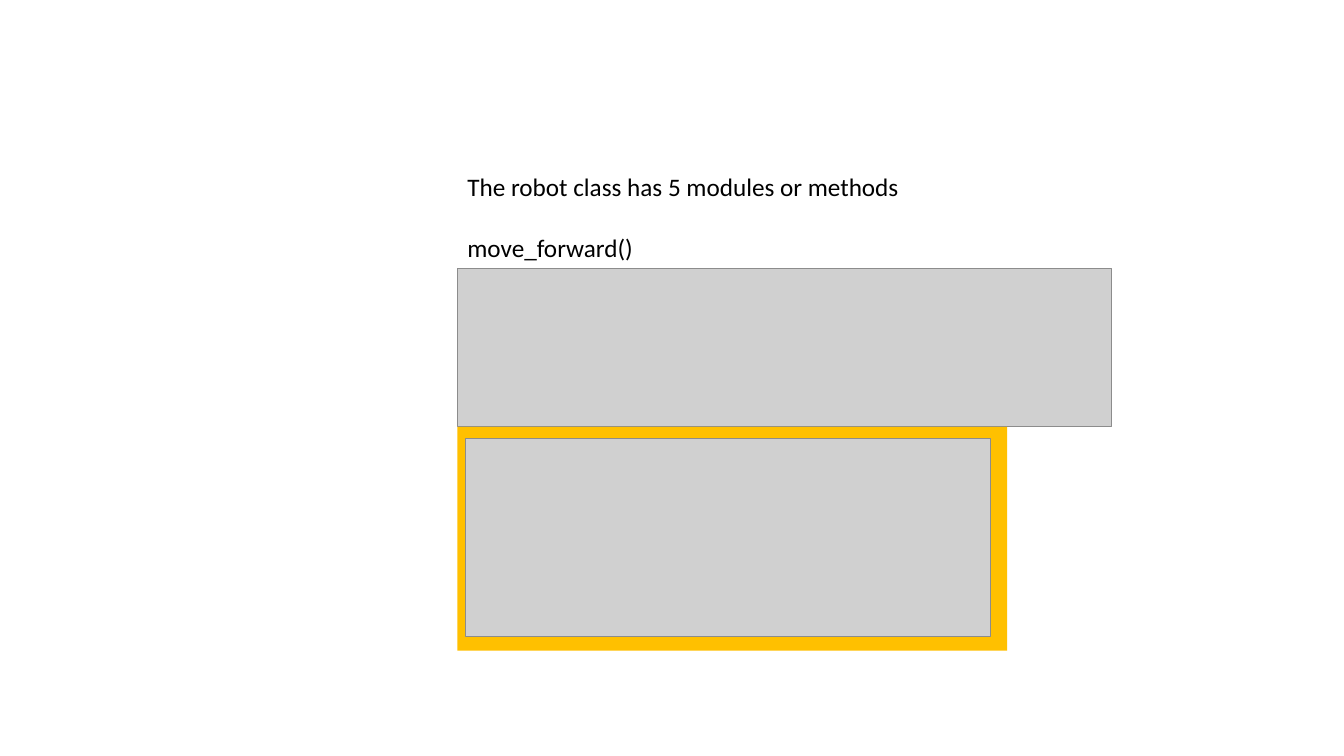
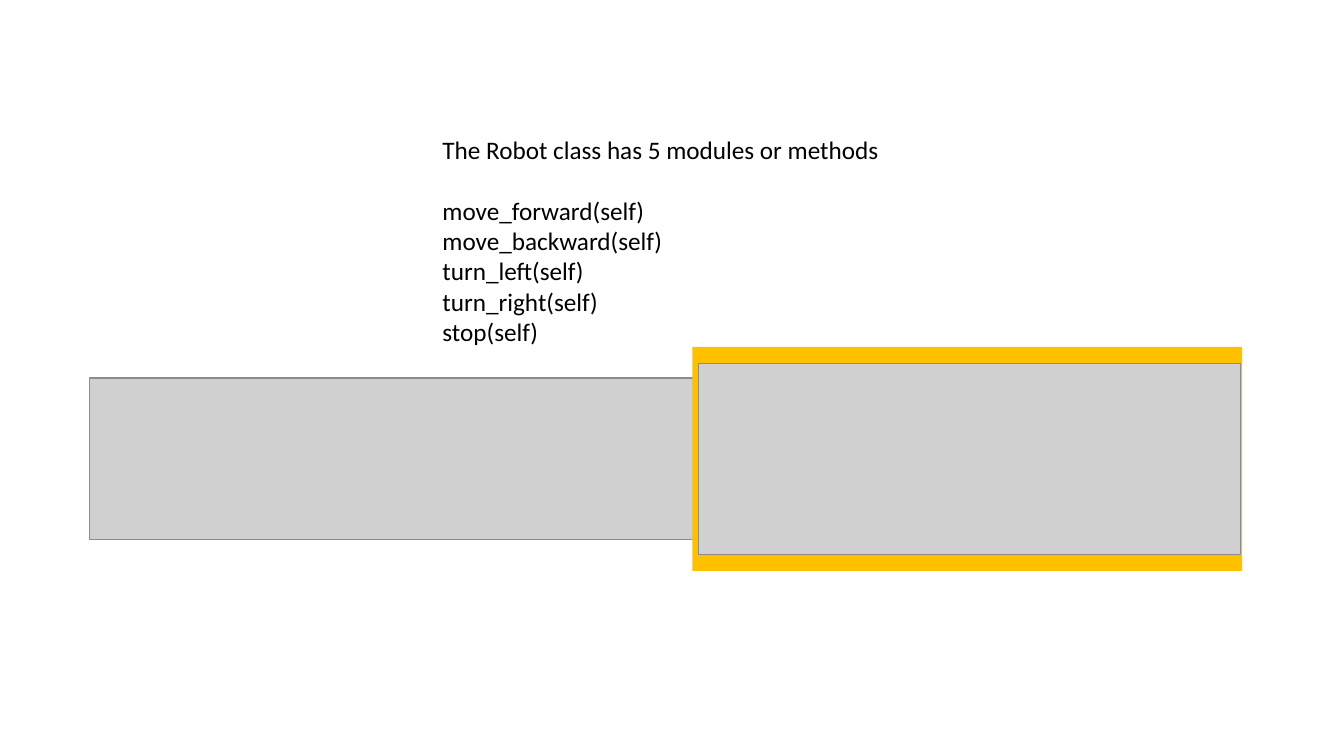
Before and after one commit to ssgoh/The-Pi-Club, a slide deck: slide 4 of Club Meetings 2023/Meeting 07 - July 02 2023/Sharing.pptx. Drawn at 1344x756 pixels with LibreOffice and Linux fonts; fonts in the diff are those of the drawing; grey boxes stand for pictures. Boxes give left, top, right and bottom in pixels: in the first picture for what was removed or moved away, otherwise in the second. Text is boxed around its words. In the diff, an @@ line names an element or a change of style, - is before the commit and + after.

```diff
--- a/Club Meetings 2023/Meeting 07 - July 02 2023/Sharing.pptx
+++ b/Club Meetings 2023/Meeting 07 - July 02 2023/Sharing.pptx
@@ text at (442, 141, 879, 345): text changed @@
-The robot class has 5 modules or methods
-move_forward()
-move_backward()
-turn_left()
-turn_right()
-stop()
+The Robot class has 5 modules or methods
+move_forward(self)
+move_backward(self)
+turn_left(self)
+turn_right(self)
+stop(self)
@@ picture removed at (458, 268, 1112, 426) @@
@@ rectangle: place and size @@
-rectangle at (458, 426, 1007, 650)
+rectangle at (693, 347, 1242, 571)
@@ picture added at (90, 378, 894, 539) @@
@@ picture added at (699, 363, 1240, 555) @@
@@ picture removed at (466, 439, 991, 637) @@
```
Also in this commit, not shown: 3 other slides changed, 1 slide added, 1 slide removed, 1 other file.
